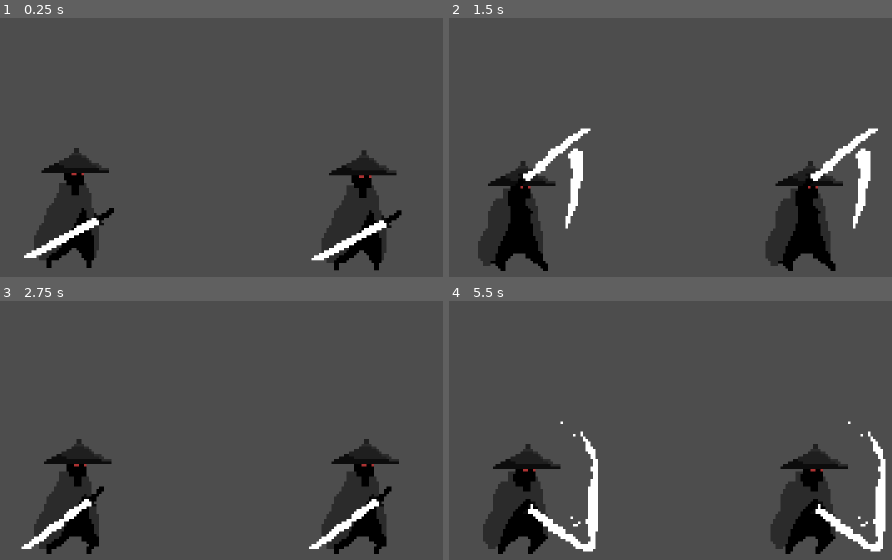
Above: before the commit, frames 1-4 (two rows, left to right).
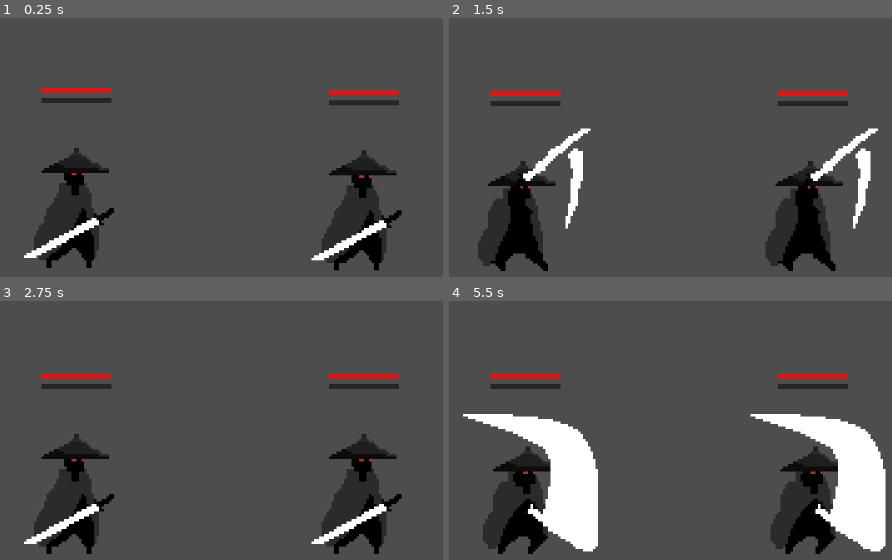
Above: after the commit, the same moments.

Repository: phanthakandt/asura-game
Game: Godot game, scene res://scenes/levels/level_01.tscn
Same seed, same stepped clock (60 frames per second), same inputs: the game is played once before the commit and once after it.
Inputs:
- Up to frame 1 (0.25 s): no input
- Up to frame 2 (1.5 s): tap Enter (ui_accept) at 0.5, 0.77 s; hold Right (ui_right) from 0.53 s (still down); tap Z (attack) at 0.6 s; tap X (deflect) at 0.8, 1.35 s
- Up to frame 3 (2.75 s): tap Enter (ui_accept) at 1.52 s; tap Z (attack) at 1.55, 2.1 s; release Right (ui_right) at 2.03 s; hold Left (ui_left) from 2.03 s (still down); tap X (deflect) at 2.3 s
- Up to frame 4 (5.5 s): release Left (ui_left) at 2.78 s; hold Right (ui_right) 2.78-4.28 s; tap X (deflect) at 2.85, 3.8, 5.1 s; tap Enter (ui_accept) at 3.02, 3.77, 4.52 s; tap Z (attack) at 3.05, 4.35 s; hold Alt (walk) 3.53-4.28 s; hold Left (ui_left) 4.28-5.03 s; hold Right (ui_right) from 5.03 s (still down)

The runs differ from the first frame. In frame 1, 1.3% of the frame differs, in the area x 9-91%, y 27-34%; in frame 2, 1.2%; in frame 3, 4.7%; in frame 4, 12%, in the area x 3-99%, y 28-95%.

Commit message:
update ฟังก์ชั่นการ deflect และ เพิ่มเกจ posture

Diff:
--- a/scenes/enemies/enemy.tscn
+++ b/scenes/enemies/enemy.tscn
@@ -109,3 +109,36 @@
 
 [node name="AnimationPlayer" type="AnimationPlayer" parent="." unique_id=743187549]
 libraries/ = SubResource("AnimationLibrary_lu5c6")
+
+[node name="StatusBars" type="Node2D" parent="." unique_id=1917742472]
+position = Vector2(0, -72)
+
+[node name="HealthBg" type="ColorRect" parent="StatusBars" unique_id=1793278920]
+offset_left = -14.0
+offset_right = 14.0
+offset_bottom = 2.0
+mouse_filter = 2
+color = Color(0.13, 0.13, 0.13, 0.9)
+
+[node name="HealthFill" type="ColorRect" parent="StatusBars" unique_id=1798568004]
+offset_left = -14.0
+offset_right = 14.0
+offset_bottom = 2.0
+mouse_filter = 2
+color = Color(0.85, 0.1, 0.1, 1)
+
+[node name="PostureBg" type="ColorRect" parent="StatusBars" unique_id=857187038]
+offset_left = -14.0
+offset_top = 4.0
+offset_right = 14.0
+offset_bottom = 6.0
+mouse_filter = 2
+color = Color(0.13, 0.13, 0.13, 0.9)
+
+[node name="PostureFill" type="ColorRect" parent="StatusBars" unique_id=1178980377]
+offset_left = -14.0
+offset_top = 4.0
+offset_right = -14.0
+offset_bottom = 6.0
+mouse_filter = 2
+color = Color(0.95, 0.85, 0.2, 1)
--- a/scripts/enemy.gd
+++ b/scripts/enemy.gd
@@ -12,19 +12,23 @@
 
 # --- attack ---
 const ATTACK_COOLDOWN = 2.0    # วินาทีระหว่างการตีแต่ละครั้ง
-const ATTACK_DURATION = 0.5      # ยืดนิดนึงให้ parry มีเวลา
-const PARRY_WINDOW_START = 0.1   # วิที่เริ่ม parry ได้
-const PARRY_WINDOW_END = 0.3     # วิที่ parry ได้ถึง
+const ATTACK_DURATION = 1.4      # ยืดให้ครบ animation slash (15 frame) เพื่อให้ parry ได้ทั้ง 2 จังหวะ
+const PARRY_FRAMES_1 = Vector2i(2, 4)    # ช่วง frame slash ที่ parry ได้ (จังหวะแรก)
+const PARRY_FRAMES_2 = Vector2i(10, 12)  # ช่วง frame slash ที่ parry ได้ (จังหวะสอง)
 
 var attack_timer: float = 1.0
 var attack_active_timer: float = 0.0
-var attack_elapsed: float = 0.0  # นับเวลาตั้งแต่เริ่ม attack
 var is_attacking: bool = false
 var in_parry_window: bool = false  # ← ใหม่
 
 @onready var hurtbox = $Hurtbox
 @onready var hitbox = $HitboxAttack   # ← ต้องเพิ่มใน scene
 @onready var animation = $AnimationPlayer
+@onready var sprite = $Sprite2D
+@onready var health_fill = $StatusBars/HealthFill
+@onready var posture_fill = $StatusBars/PostureFill
+
+const BAR_WIDTH = 28.0
 
 func _ready() -> void:
 	animation.play("idle")
@@ -32,6 +36,8 @@
 	hurtbox.area_entered.connect(_on_hit)
 	hitbox.monitoring  = false
 	hitbox.monitorable = false
+	_update_health_bar()
+	_update_posture_bar()
 
 func _physics_process(delta: float) -> void:
 	if is_dead or is_stunned:
@@ -53,8 +59,11 @@
 
 	if is_attacking:
 		attack_active_timer -= delta
-		attack_elapsed += delta
-		in_parry_window = attack_elapsed >= PARRY_WINDOW_START and attack_elapsed <= PARRY_WINDOW_END
+		var parry_frame = _is_parry_frame(sprite.frame)
+		in_parry_window = parry_frame
+		# hitbox จะ "ออกดาบ" (ชนได้/parry ได้) เฉพาะช่วง frame ฟันจริงเท่านั้น
+		hitbox.monitoring  = parry_frame
+		hitbox.monitorable = parry_frame
 		if attack_active_timer <= 0.0:
 			_end_attack()
 	else:
@@ -66,17 +75,20 @@
 	animation.play("slash")
 	is_attacking = true
 	attack_active_timer = ATTACK_DURATION
-	attack_elapsed = 0.0
-	hitbox.monitoring  = true
-	hitbox.monitorable = true
 	print("ศัตรูตี!")
+
+func _is_parry_frame(frame: int) -> bool:
+	return (frame >= PARRY_FRAMES_1.x and frame <= PARRY_FRAMES_1.y) \
+		or (frame >= PARRY_FRAMES_2.x and frame <= PARRY_FRAMES_2.y)
 
 func _end_attack() -> void:
 	is_attacking = false
 	attack_timer = ATTACK_COOLDOWN
 	in_parry_window = false
-	hitbox.monitoring  = false
-	hitbox.monitorable = false
+	# ใช้ set_deferred เพราะอาจถูกเรียกระหว่าง area_entered signal กำลัง flush อยู่
+	hitbox.set_deferred("monitoring", false)
+	hitbox.set_deferred("monitorable", false)
+	animation.play("idle")
 
 func _on_hit(area: Area2D) -> void:
 	if is_dead or not area.get_parent().is_in_group("player"):
@@ -88,7 +100,8 @@
 		die()
 		return
 
-	posture += 25.0
+	posture += 5.0
+	_update_posture_bar()
 	print("ศัตรูโดนฟัน! | posture: ", posture, "/", max_posture)
 
 	if posture >= max_posture:
@@ -98,6 +111,7 @@
 
 func take_damage(dmg: int) -> void:
 	hp -= dmg
+	_update_health_bar()
 	print("ศัตรู HP: ", hp, "/", MAX_HP)
 	if hp <= 0:
 		die()
@@ -121,6 +135,7 @@
 		posture += 30.0
 		print("deflect! | posture: ", posture, "/", max_posture)
 
+	_update_posture_bar()
 	if posture >= max_posture:
 		_enter_stun()
 
@@ -128,3 +143,9 @@
 	is_dead = true
 	print("ศัตรูตาย!")
 	queue_free()
+
+func _update_health_bar() -> void:
+	health_fill.size.x = BAR_WIDTH * float(max(hp, 0)) / float(MAX_HP)
+
+func _update_posture_bar() -> void:
+	posture_fill.size.x = BAR_WIDTH * (min(posture, max_posture) / max_posture)
--- a/scripts/player.gd
+++ b/scripts/player.gd
@@ -5,7 +5,7 @@
 const SPEED_WALK = 20.0
 const JUMP_FORCE = -300.0
 const GRAVITY = 800.0
-const DEFLECT_WINDOW = 0.15   # วินาทีที่กด deflect แล้วติด
+const DEFLECT_WINDOW = 0.3   # วินาทีที่กด deflect แล้วติด
 var deflect_timer : float = 0.0
 var can_deflect : bool  = false
 
Not shown, changed: CLAUDE.md
